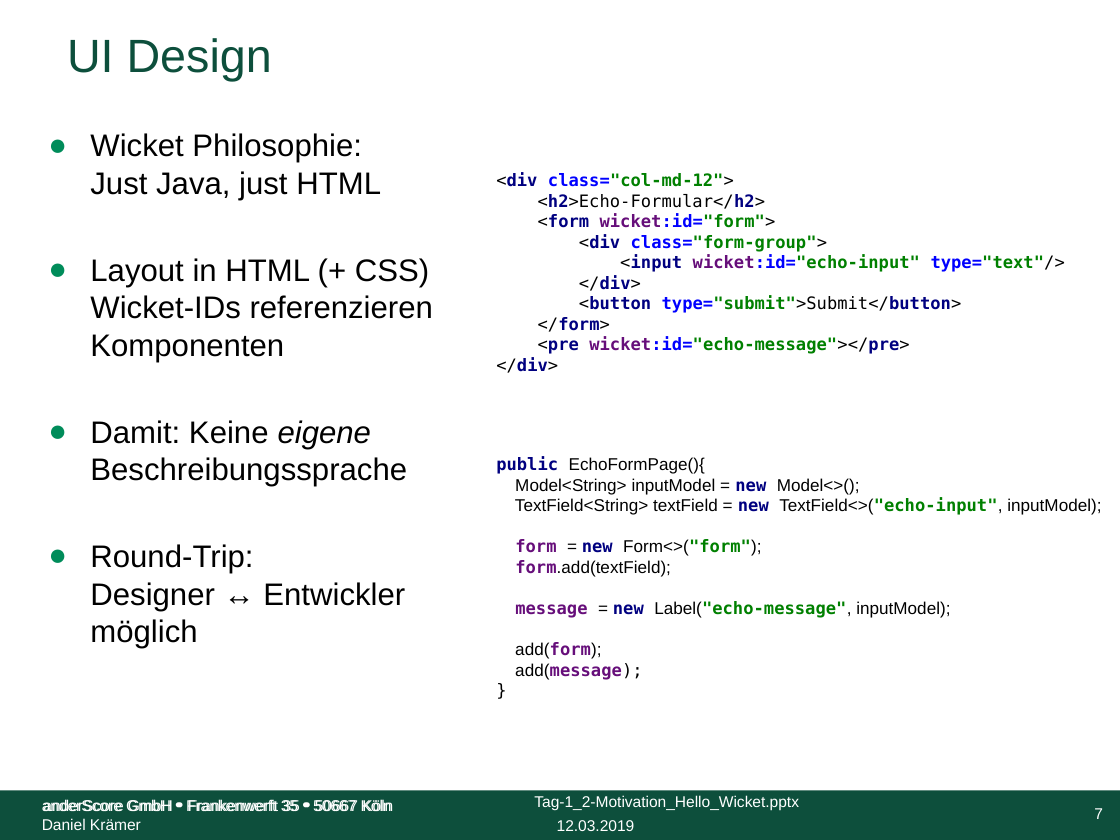
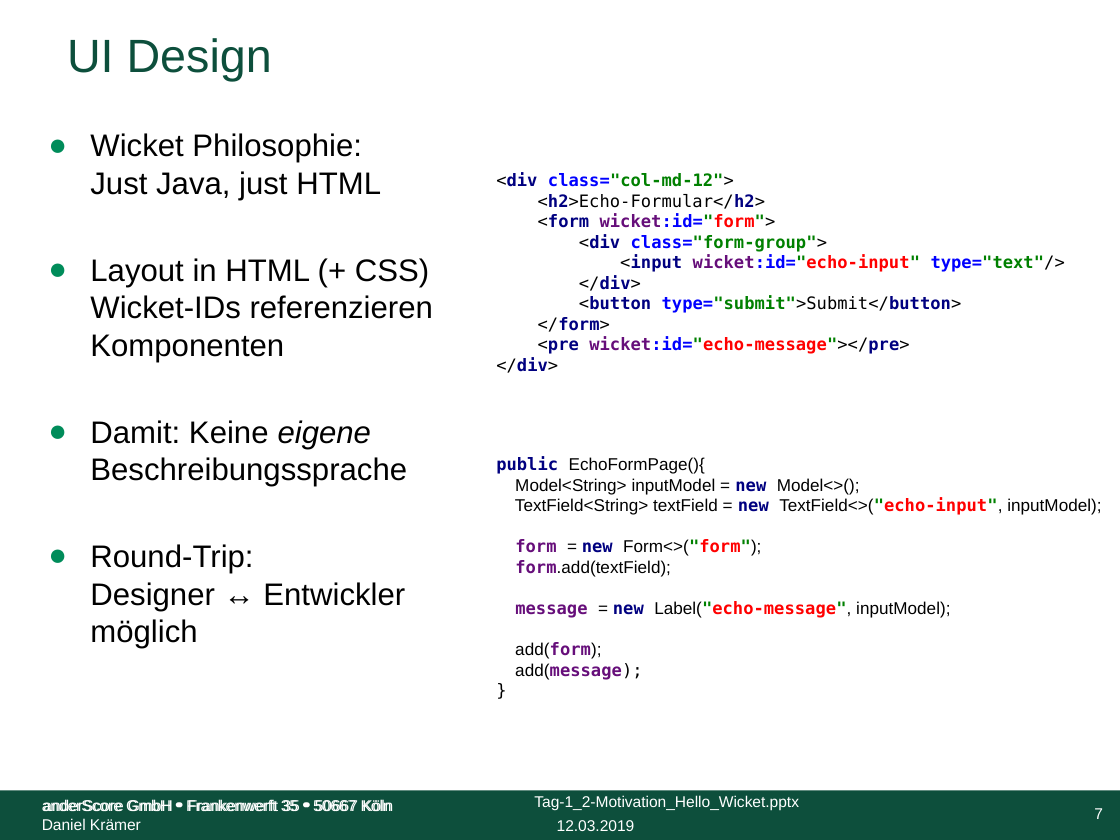
Before and after one commit to anderscore-gmbh/wicket-training, a slide deck: slide 7 of slides/Tag-1_2-Motivation_Hello_Wicket.pptx. Drawn at 1120x840 pixels with LibreOffice and Linux fonts; fonts in the diff are those of the drawing; background and template pictures are left out. Boxes give left, top, right and bottom in pixels: in the first picture for what was removed or moved away, otherwise in the second. Text is boxed around its words. In the diff, an @@ line names an element or a change of style, - is before the commit and + after.

```diff
--- a/slides/Tag-1_2-Motivation_Hello_Wicket.pptx
+++ b/slides/Tag-1_2-Motivation_Hello_Wicket.pptx
@@ text "<div class="col-md-12"> <h2>Echo-Formular</h2> <form wicket: ..." at <box>496,173,1101,680</box>: text colour #008000 to #FF0000 in "wicket:id="form"> wicket:id="echo-input" wicket:id="echo-mes ...", "TextField<>("echo-input", Form<>("form"); Label("echo-messag ..." @@
```
Also in this commit, not shown: 5 other slides changed, 2 other files.
